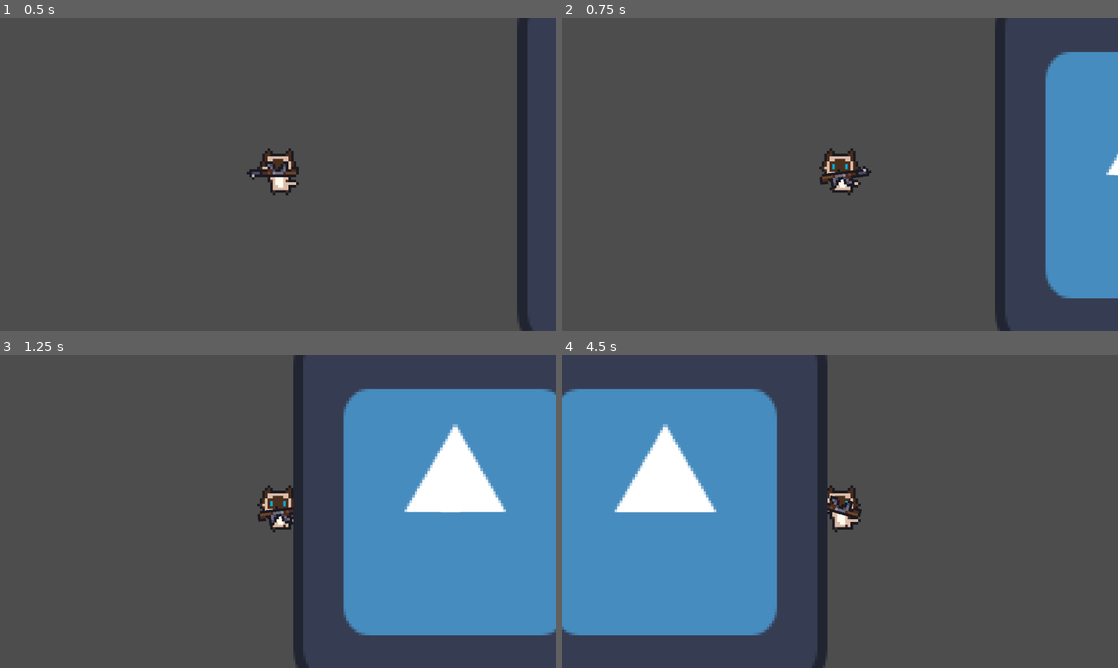
Above: before the commit, frames 1-4 (two rows, left to right).
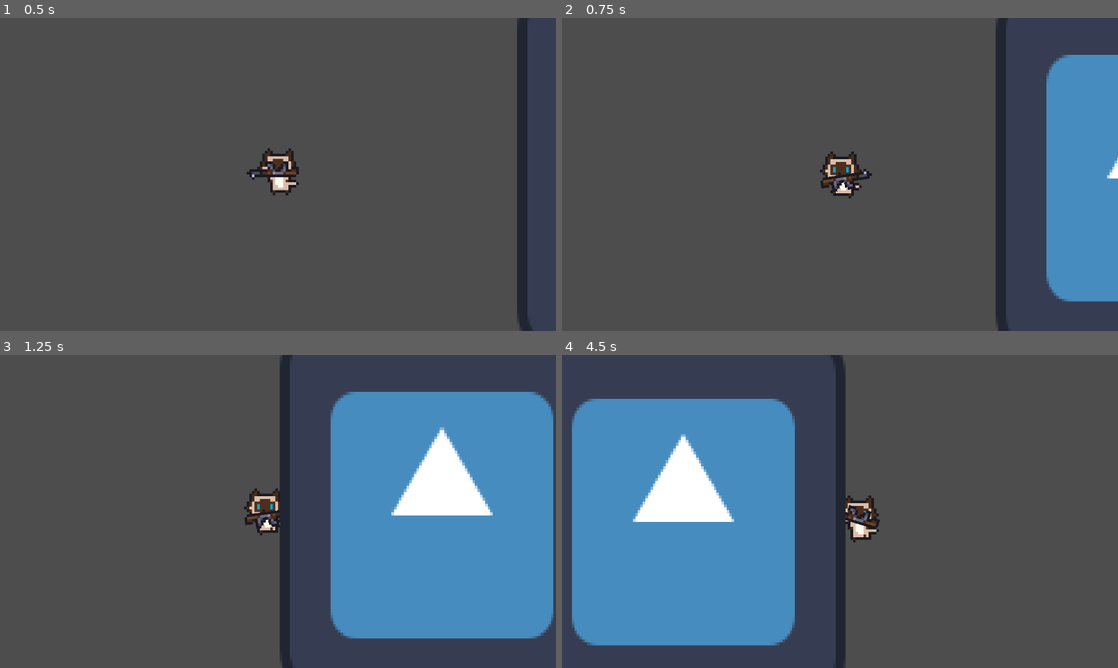
Above: after the commit, the same moments.

Repository: Nimajjj/APAWCALYPSE
Game: Godot game, scene res://scenes/game/game.tscn
Same seed, same stepped clock (60 frames per second), same inputs: the game is played once before the commit and once after it. The engine's default icon, where the game draws it, is replaced by a stand-in: a white triangle on a blue panel in a dark square.
Inputs (mouse positions are in pixels of both pictures, inside the frame that each line leads up to):
- Up to frame 1 (0.5 s): no input
- Up to frame 2 (0.75 s): move the mouse to (962, 158) at 0.52 s; hold D (move_right) from 0.53 s (still down); tap E (interact) at 0.6 s
- Up to frame 3 (1.25 s): keep holding D (move_right)
- Up to frame 4 (4.5 s): move the mouse to (728, 527) at 1.27 s; release D (move_right) at 1.28 s; hold S (move_down) 1.28-2.03 s; tap E (interact) every 0.75 s from 1.35 to 4.35 s; move the mouse to (895, 442) at 2.02 s; hold D (move_right) 2.03-2.78 s; move the mouse to (812, 574) at 2.77 s; hold W (move_up) 2.78-3.53 s; move the mouse to (1006, 558) at 3.52 s; hold A (move_left) from 3.53 s (still down); move the mouse to (673, 464) at 4.27 s

Frame 1 is identical in both runs. In frame 2, 1.5% of the frame differs, in the area x 46-100%, y 0-100%; in frame 3, 9.1%; in frame 4, 13%, in the area x 0-58%, y 0-100%.

Commit message:
test(camera): add test camera movement depending of global mouse position

Diff:
--- a/scenes/player/player.tscn
+++ b/scenes/player/player.tscn
@@ -77,24 +77,26 @@
 
 [node name="Body" type="Sprite2D" parent="Sprites"]
 texture_filter = 1
-texture = SubResource("AtlasTexture_sckw0")
+texture = SubResource("AtlasTexture_yngc7")
 
 [node name="Arms" type="Sprite2D" parent="Sprites"]
 
 [node name="Camera" type="Camera2D" parent="."]
 zoom = Vector2(6, 6)
+position_smoothing_enabled = true
+position_smoothing_speed = 25.0
 
 [node name="AnimationPlayer" type="AnimationPlayer" parent="."]
 root_node = NodePath("../Sprites/Body")
 autoplay = "IDLE"
 libraries = {
-"": SubResource("AnimationLibrary_akbvy")
+"": SubResource("AnimationLibrary_lgsjc")
 }
 
 [node name="HitBox" type="CollisionShape2D" parent="."]
 position = Vector2(1, 6)
 rotation = 1.5708
-shape = SubResource("CapsuleShape2D_wxv36")
+shape = SubResource("CapsuleShape2D_wwbg2")
 debug_color = Color(0.92549, 0.239216, 0.333333, 0.419608)
 
 [node name="IWeapon" parent="." instance=ExtResource("3_oxq5h")]
--- a/scripts/player/player.gd
+++ b/scripts/player/player.gd
@@ -20,6 +20,7 @@
 
 @onready var AnimPlayer = $AnimationPlayer
 @onready var IWeapon = $IWeapon
+@onready var Camera = $Camera
 
 
 func _physics_process(_delta):
@@ -27,6 +28,10 @@
 
 	if Input.is_action_just_pressed("interact") :
 		interact()
+
+	var mouse_pos = get_global_mouse_position()
+	Camera.offset.x = (mouse_pos.x - global_position.x) / (1280.0 / 125.0)
+	Camera.offset.y = (mouse_pos.y - global_position.y) / (720.0 / 125.0)
 
 
 func start_shooting() -> void:
Not shown: 4 places in scenes/player/player.tscn that only renumber resources
